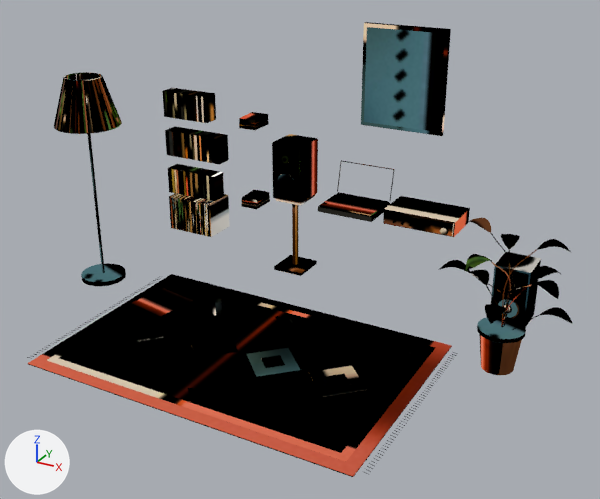
The glTF model src/assets/room/objects.glb: old version first, new version second.
One viewpoint serves both versions: a 50 mm camera at (3.02, -4.79, 3.19) aimed at (0.34, 0.07, 0.76). The axes (+X, +Y, +Z) are drawn at lower left. The lights are the same throughout. The first picture is the older version. Vertices at exactly the same position are counted once.

Objects in the first picture: 'objects'.
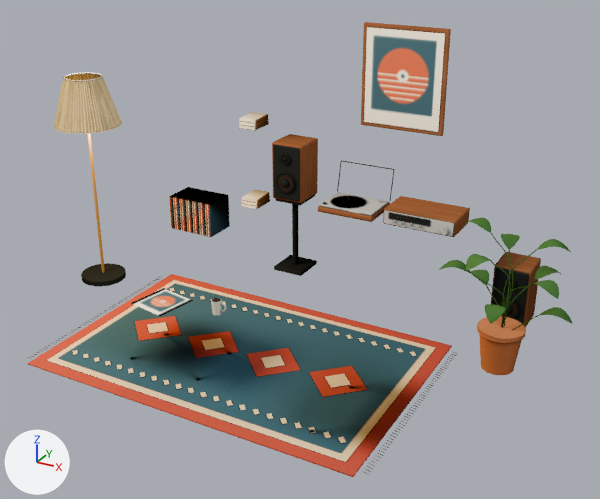
Where the change shows, as pixel boxes [x1, y1, x2, y2] in the pictures (600 x 499 px):
part 1 of me_cube_090, deleted
    before: [162, 88, 229, 201]
part 2 of me_cube_090, surface changed (lighter)
    both: [28, 22, 573, 477]

The change, as a list of edits to the scene's bpy script:
```text
Change me_cube_090:
    used by ob_objects; location = (0.1, -0.35, 0.025)
    remove me_cube_090.from_pydata(...)  # 16295 vertices, 30568 faces; spans x -2.06..2.15, y -0.86..1.82, z -0.01..2.15
    add me_cube_090.from_pydata(...)  # 13655 vertices, 25728 faces; spans x -2.06..2.15, y -0.86..1.82, z -0.01..2.15
    me_cube_090 part 1: 110 loose pieces with 2640 vertices, spanning x -1.71..-1.13, y 1.42..1.57, z 0.53..1.48, are deleted
    me_cube_090 part 2: 25697 kept faces spanning x -2.06..2.15, y -0.86..1.82, z -0.01..2.15 get new texture (UV) coordinates
```
